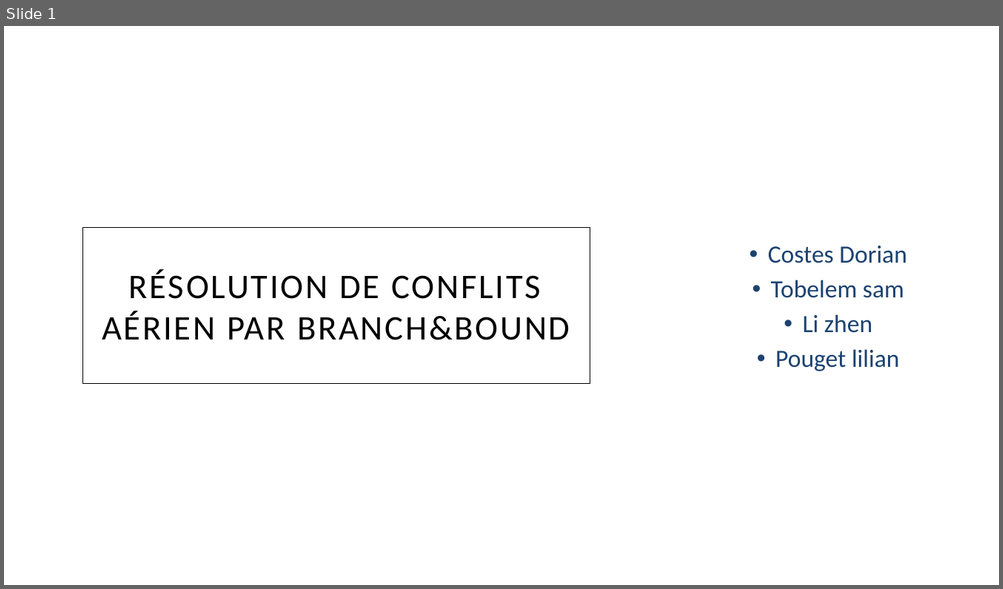
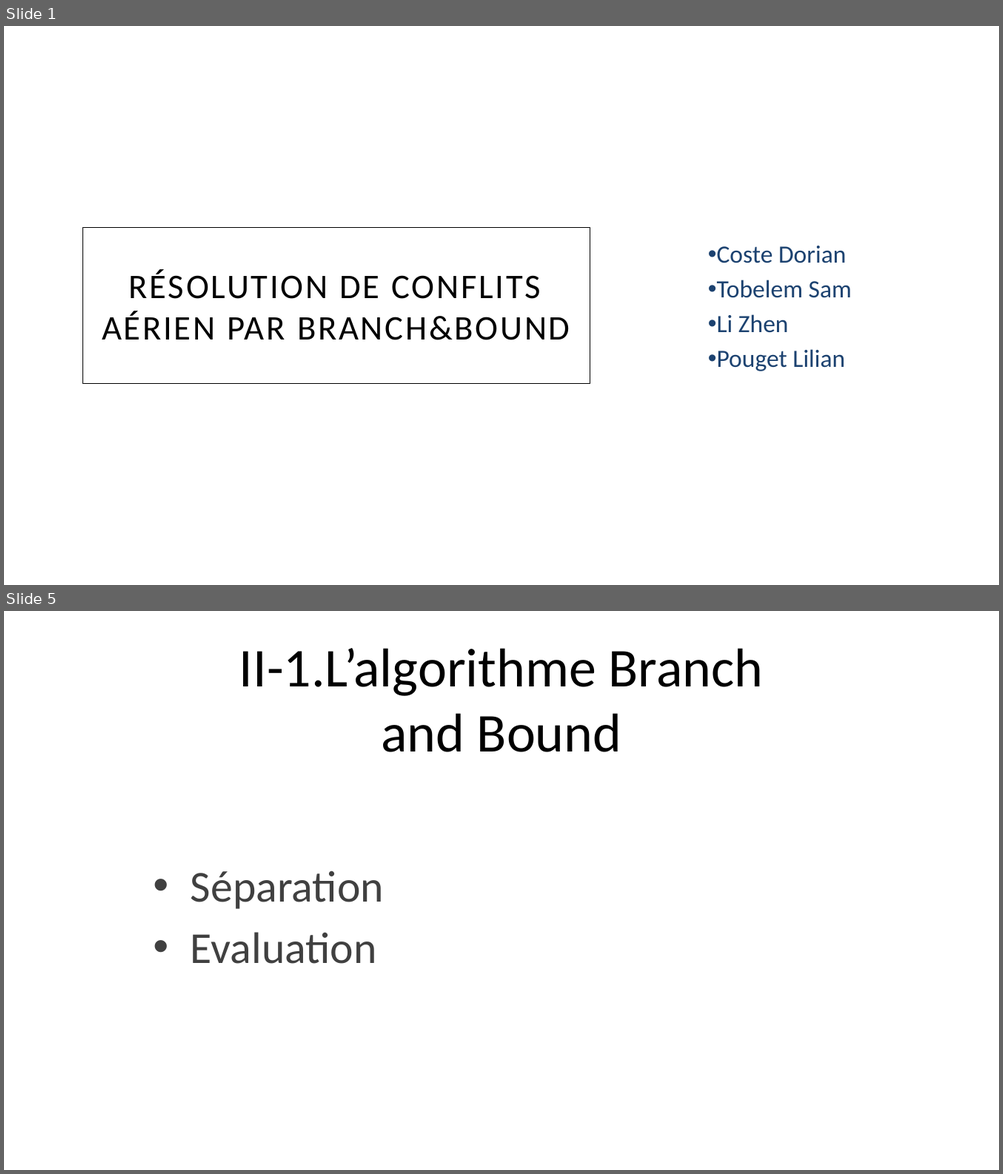
Before and after one commit to doriancoste/conflicts_resolution, a slide deck: template.pptx. Shown one above the other, each under a label of ours: slide 1 before the commit, slides 1 and 5 after it; the slides between them are not shown. The pictures are 1003x589 and 1003x1174 pixels, drawn with LibreOffice and Linux fonts; fonts in the diff are those of the drawing; background and template pictures are left out. Boxes give left, top, right and bottom in pixels: in the first picture for what was removed or moved away, otherwise in the second. Text is boxed around its words. In the diff, an @@ line names an element or a change of style, - is before the commit and + after.

```diff
--- a/template.pptx
+++ b/template.pptx
@@ slide 5 added at (x1=4, y1=611, x2=999, y2=1170), background picture (left out) @@
@@ title added at (x1=239, y1=648, x2=763, y2=752), 39.6 pt, text #000000 @@
+II-1.L’algorithme Branch and Bound
@@ text added at (x1=190, y1=871, x2=384, y2=964), 32 pt, text #404040 @@
+• Séparation
+• Evaluation
@@ slide 1 changed as well @@
@@ subtitle at (x1=717, y1=246, x2=851, y2=372): text changed @@
-• Costes Dorian
-• Tobelem sam
-• Li zhen
-• Pouget lilian
+• Coste Dorian
+• Tobelem Sam
+• Li Zhen
+• Pouget Lilian
```
Also in this commit, not shown: 2 other slides changed, 13 other slides added, 5 slides removed, 2 other files.
